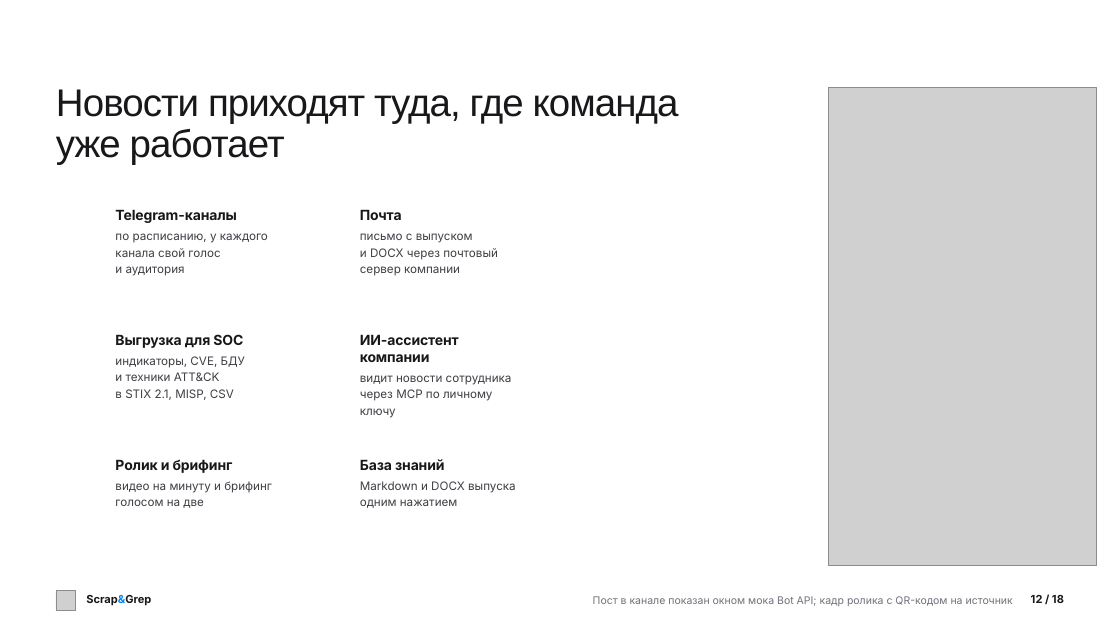
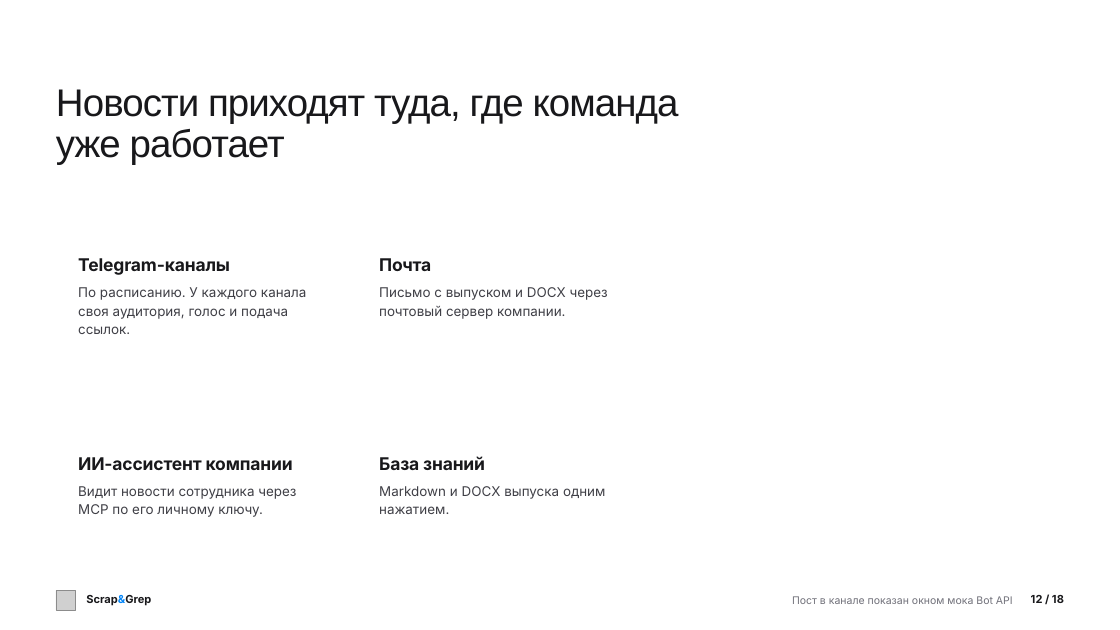
Before and after one commit to verikirill/scrap-and-grep, a slide deck: slide 12 of docs/presentation/scrapgrep.pptx. Drawn at 1120x630 pixels with LibreOffice and Linux fonts; fonts in the diff are those of the drawing; grey boxes stand for pictures; background and template pictures are left out. Boxes give left, top, right and bottom in pixels: in the first picture for what was removed or moved away, otherwise in the second. Text is boxed around its words. In the diff, an @@ line names an element or a change of style, - is before the commit and + after.

Commit message:
docs: deck without repeated facts, a 2026 price slide with sources, even layout
Every fact now stands on one slide: the cover names the audiences, the problem shows sources, publications and the KEV deadline, the speed slide compares models, the analyst study keeps time and coverage, and a new slide prices a digest by analyst and by assistant with six dated sources. Layout checked for equal margins and room above the footer; PPTX carries superscript references.

```diff
--- a/docs/presentation/scrapgrep.pptx
+++ b/docs/presentation/scrapgrep.pptx
@@ picture removed at <box>828,87,1096,565</box> @@
@@ text "Telegram-каналы": place and size @@
-text "Telegram-каналы" at <box>115,209,236,223</box>
+text "Telegram-каналы" at <box>78,258,230,275</box>
@@ text "Почта": place and size @@
-text "Почта" at <box>360,209,402,220</box>
+text "Почта" at <box>379,258,431,271</box>
@@ text at <box>78,287,307,334</box>: text changed; size 10 to 11.5 pt @@
-по расписанию, у каждого
-канала свой голос
-и аудитория
+По расписанию. У каждого канала
+своя аудитория, голос и подача
+ссылок.
@@ text at <box>379,287,608,319</box>: text changed; size 10 to 11.5 pt @@
-письмо с выпуском
-и DOCX через почтовый
-сервер компании
+Письмо с выпуском и DOCX через
+почтовый сервер компании.
@@ text removed at <box>115,334,243,348</box> @@
-Выгрузка для SOC
@@ text removed at <box>115,356,245,400</box> @@
-индикаторы, CVE, БДУ
-и техники ATT&CK
-в STIX 2.1, MISP, CSV
@@ size 12 to 15 pt; line spacing 14.4pt to 18pt in 4 elements at <box>379,456,485,470</box>, <box>78,258,230,275</box>, <box>379,258,431,271</box>, <box>78,457,293,470</box> @@
@@ text "ИИ-ассистент компании": place and size @@
-text "ИИ-ассистент компании" at <box>360,334,459,362</box>
+text "ИИ-ассистент компании" at <box>78,457,293,470</box>
@@ text removed at <box>115,459,233,473</box> @@
-Ролик и брифинг
@@ text "База знаний": place and size @@
-text "База знаний" at <box>360,459,445,470</box>
+text "База знаний" at <box>379,456,485,470</box>
@@ text at <box>78,486,296,517</box>: text changed; size 10 to 11.5 pt @@
-видит новости сотрудника
-через MCP по личному
-ключу
+Видит новости сотрудника через
+MCP по его личному ключу.
@@ text removed at <box>115,481,272,508</box> @@
-видео на минуту и брифинг
-голосом на две
@@ text at <box>379,486,605,514</box>: text changed; size 10 to 11.5 pt @@
-Markdown и DOCX выпуска
-одним нажатием
+Markdown и DOCX выпуска одним
+нажатием.
@@ text at <box>792,596,1013,604</box>: text changed @@
-Пост в канале показан окном мока Bot API; кадр ролика с QR-кодом на источник
+Пост в канале показан окном мока Bot API
```
Also in this commit, not shown: 15 other slides changed, 2 slides added, 2 slides removed, 5 other files.
